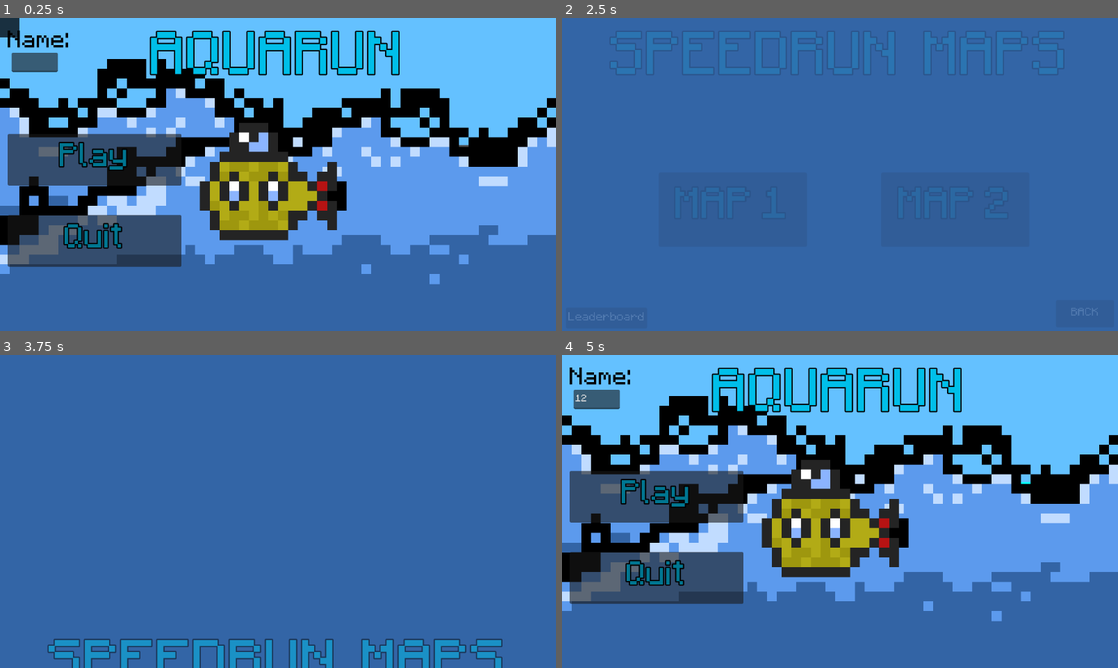
Above: before the commit, frames 1-4 (two rows, left to right).
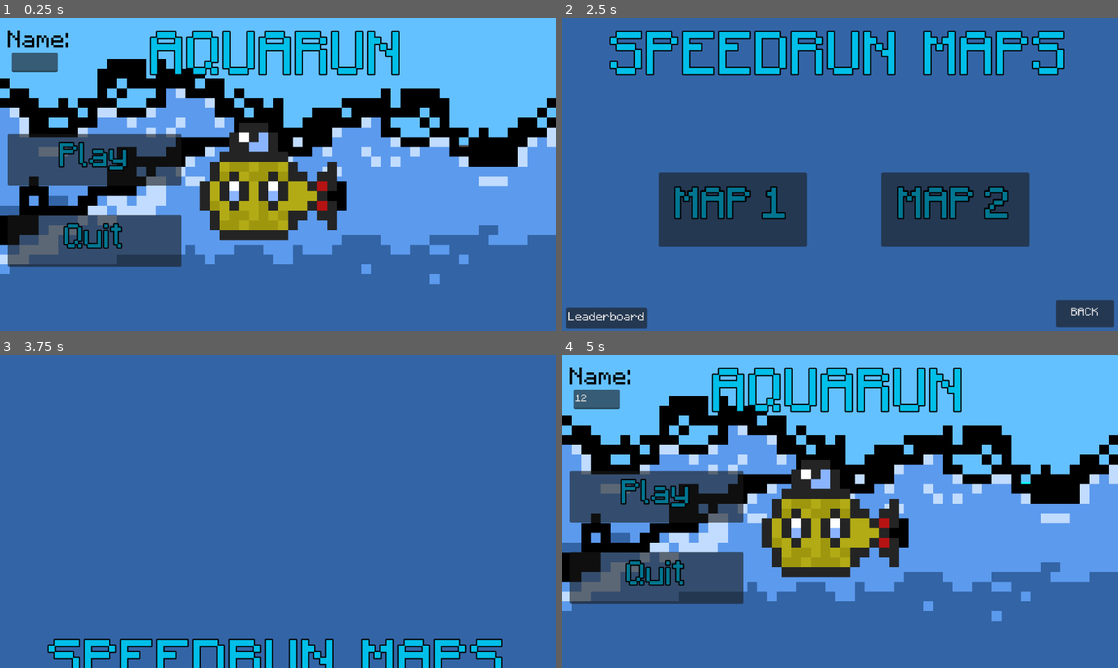
Above: after the commit, the same moments.

Repository: johntheman54321/Pixel-Game-Jam-2024
Game: Godot game, scene res://Scenes/main_menu/main_menu.tscn
Two runs of this game, one before a commit and one after it. Both use one fixed random seed, a clock stepped at 60 frames per second and the inputs below.
Inputs (mouse positions are in pixels of both pictures, inside the frame that each line leads up to):
- Up to frame 1 (0.25 s): no input
- Up to frame 2 (2.5 s): click (595, 61) at 0.52 s; type "12" at 0.6 s; click "Play" at 1.25 s; click "Play" at 2 s
- Up to frame 3 (3.75 s): click "BACK" at 2.75 s; hold Right (ui_right) from 3.53 s (still down); hold R from 3.53 s (still down)
- Up to frame 4 (5 s): release Right (ui_right) at 4.28 s; release R at 4.28 s; hold Down (ui_down) from 4.28 s (still down); tap R at 4.35 s

The runs differ from the first frame. In frame 1, 0.2% of the frame differs, in the area x 0-4%, y 0-7%; in frame 2, 21%, in the area x 0-100%, y 4-100%; in frame 3, 4.3%; in frame 4, nothing differs.

Commit message:
paralex has no scipt

Diff:
--- a/Scenes/main_menu/main_menu.gd
+++ b/Scenes/main_menu/main_menu.gd
@@ -4,7 +4,6 @@
 
 func _ready():
 	$CanvasLayer/AnimationContainer/Name/LineEdit.text = Global.player_name
-	$AnimationPlayer.play("Fade In")
 
 
 func _process(delta):
--- a/Scenes/main_menu/main_menu.tscn
+++ b/Scenes/main_menu/main_menu.tscn
@@ -1,9 +1,8 @@
-[gd_scene load_steps=12 format=3 uid="uid://s8bm2krcjn1b"]
+[gd_scene load_steps=11 format=3 uid="uid://s8bm2krcjn1b"]
 
 [ext_resource type="Script" path="res://Scenes/main_menu/main_menu.gd" id="1_okp7i"]
 [ext_resource type="FontFile" uid="uid://b2ujavy03cxpx" path="res://Fonts/Minecraftia-Regular.ttf" id="2_77myy"]
 [ext_resource type="Texture2D" uid="uid://bg4npvvpr0byx" path="res://Sprites/Main-menu/Parralax-1.png" id="3_3cph0"]
-[ext_resource type="Script" path="res://Scenes/main_menu/ParallaxBackground.gd" id="3_xej5k"]
 [ext_resource type="Texture2D" uid="uid://dyogis703o1ro" path="res://Sprites/Main-menu/Parralax-2.png" id="4_5rb5u"]
 [ext_resource type="Texture2D" uid="uid://dx3p1nuc2b8f3" path="res://Sprites/Main-menu/Parralax-3.png" id="5_tijwm"]
 
@@ -118,7 +117,6 @@
 [node name="ParallaxBackground" type="ParallaxBackground" parent="."]
 scale = Vector2(20.25, 20.25)
 transform = Transform2D(20.25, 0, 0, 20.25, 0, 0)
-script = ExtResource("3_xej5k")
 
 [node name="ColorRect2" type="ColorRect" parent="ParallaxBackground"]
 offset_top = -9.0
@@ -163,7 +161,7 @@
 layout_mode = 3
 anchors_preset = 0
 offset_right = 40.0
-offset_bottom = 39.9999
+offset_bottom = 39.9998
 
 [node name="Name" type="Label" parent="CanvasLayer/AnimationContainer"]
 layout_mode = 0
@@ -254,7 +252,6 @@
 libraries = {
 "": SubResource("AnimationLibrary_0xd17")
 }
-autoplay = "Fade In"
 
 [connection signal="pressed" from="CanvasLayer/AnimationContainer/Play" to="." method="_on_play_pressed"]
 [connection signal="pressed" from="CanvasLayer/AnimationContainer/Quit" to="." method="_on_quit_pressed"]
--- a/Scenes/map_selection/map_selection.gd
+++ b/Scenes/map_selection/map_selection.gd
@@ -5,7 +5,7 @@
 
 func _ready():
 	RenderingServer.set_default_clear_color(Color(0,1,1))
-	animation_player.play("Fade In")
+	pass
 
 func _process(delta):
 	if Global.map1_highscore != 0:
--- a/Scenes/map_selection/map_selection.tscn
+++ b/Scenes/map_selection/map_selection.tscn
@@ -107,7 +107,7 @@
 [node name="CanvasLayer" type="CanvasLayer" parent="."]
 
 [node name="ColorRect" type="ColorRect" parent="CanvasLayer"]
-modulate = Color(0, 0, 0, 0)
+modulate = Color(1, 1, 1, 0)
 anchors_preset = 15
 anchor_right = 1.0
 anchor_bottom = 1.0
@@ -204,7 +204,6 @@
 libraries = {
 "": SubResource("AnimationLibrary_wtgx0")
 }
-autoplay = "Fade In"
 
 [node name="Leaderboard" type="Control" parent="."]
 visible = false
Not shown: 1 places in Scenes/map_selection/map_selection.tscn that only renumber resources
